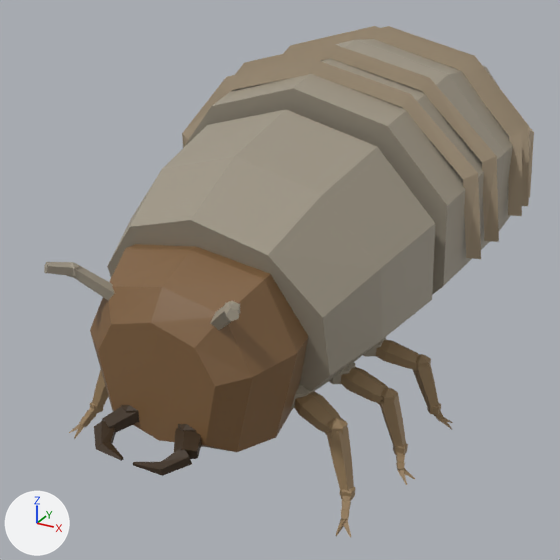
The glTF model Модели/Жуки/larva.glb: old version first, new version second.
Camera for both pictures: a 50 mm lens placed at (1.2, -2.18, 1.58), pointed at (-0.13, 0.23, 0.37). The axes (+X, +Y, +Z) are drawn at lower left. The lights are the same throughout. The first picture is the older version. Where no turn or scale is listed for an object, it has been applied to the vertices. Vertices at exactly the same position are counted once.

The first picture shows 'AntNode1003', 'AntSeg1003', 'AntSeg2003', 'BeetleBodyInner', 'Femur000', 'Femur002', 'Femur004', 'HeadBase001', 'MandibleBase002', 'MandibleBase003', 'MandibleTip002', 'MandibleTip003', 'ThoraxCore', 'Tibia000', 'Tibia002', 'Tibia004', 'larva_fold' and 23 more.
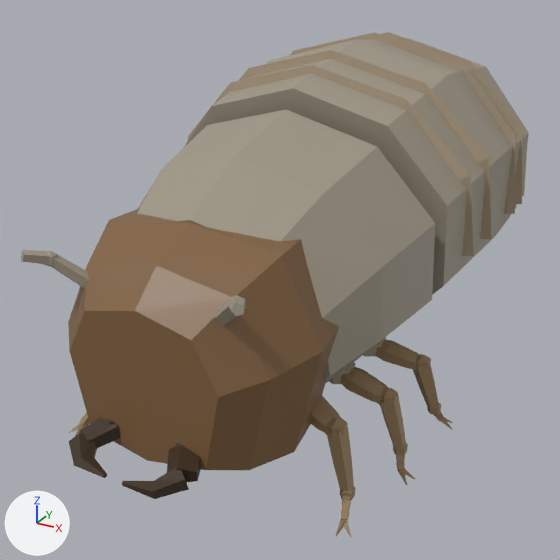
The change, as a diff of the scene's bpy script:
```diff
--- a/Модели/Жуки/larva.glb.py
+++ b/Модели/Жуки/larva.glb.py
@@ me_larva_fold @@
-me_larva_fold.from_pydata(...)  # 184 vertices, 336 faces; spans x -0.65..0.65, y 0.22..1.79, z 0.34..1.27
+me_larva_fold.from_pydata(...)  # 184 vertices, 336 faces; spans x -0.62..0.62, y 0.22..1.78, z 0.34..1.25
+# me_larva_fold part 1: the whole mesh is scaled about its middle by (0.961, 0.995, 0.971), then moved by (0.0, 0.0, -0.01)
 me_larva_fold.materials.append(mat_larva_fold)
@@ me_headbase001 @@
-me_headbase001.from_pydata(...)  # 34 vertices, 64 faces; spans x -0.34..0.34, y -0.72..-0.38, z 0.2..0.78
+me_headbase001.from_pydata(...)  # 34 vertices, 64 faces; spans x -0.4..0.4, y -0.76..-0.36, z 0.18..0.84
+# me_headbase001 part 2: 34 of 34 vertices moved; they spanned x -0.34..0.34, y -0.72..-0.38, z 0.2..0.78 and now span x -0.4..0.4, y -0.76..-0.36, z 0.18..0.84; mean shift (0.0, -0.01, 0.016)
 me_headbase001.materials.append(mat_larva_head)
@@ me_mandiblebase002 @@
-me_mandiblebase002.from_pydata(...)  # 12 vertices, 20 faces; spans x 0.0606..0.1674, y -0.7961..-0.6806, z 0.2777..0.3478
+me_mandiblebase002.from_pydata(...)  # 12 vertices, 20 faces; spans x 0.0708..0.204, y -0.8601..-0.7166, z 0.2519..0.3351
+# me_mandiblebase002 part 3: 12 of 12 vertices moved; they spanned x 0.0606..0.1674, y -0.7961..-0.6806, z 0.2777..0.3478 and now span x 0.0708..0.204, y -0.8601..-0.7166, z 0.2519..0.3351; mean shift (0.025, -0.05, -0.02)
 me_mandiblebase002.materials.append(mat_larva_jaw)
@@ me_mandibletip002 @@
-me_mandibletip002.from_pydata(...)  # 17 vertices, 30 faces; spans x 0.0185..0.1663, y -0.8647..-0.76, z 0.2642..0.322
+me_mandibletip002.from_pydata(...)  # 17 vertices, 30 faces; spans x 0.0284..0.2008, y -0.9259..-0.8112, z 0.2402..0.3076
+# me_mandibletip002 part 4: 17 of 17 vertices moved; they spanned x 0.0185..0.1663, y -0.8647..-0.76, z 0.2642..0.322 and now span x 0.0284..0.2008, y -0.9259..-0.8112, z 0.2402..0.3076; mean shift (0.02, -0.06, -0.02)
 me_mandibletip002.materials.append(mat_larva_jaw)
@@ me_mandiblebase003 @@
-me_mandiblebase003.from_pydata(...)  # 12 vertices, 20 faces; spans x -0.1722..-0.0664, y -0.7958..-0.6803, z 0.2777..0.3478
+me_mandiblebase003.from_pydata(...)  # 12 vertices, 20 faces; spans x -0.2102..-0.0785, y -0.8591..-0.7154, z 0.2519..0.3351
+# me_mandiblebase003 part 5: 12 of 12 vertices moved; they spanned x -0.1722..-0.0664, y -0.7958..-0.6803, z 0.2777..0.3478 and now span x -0.2102..-0.0785, y -0.8591..-0.7154, z 0.2519..0.3351; mean shift (-0.025, -0.05, -0.02)
 me_mandiblebase003.materials.append(mat_larva_jaw)
@@ me_mandibletip003 @@
-me_mandibletip003.from_pydata(...)  # 17 vertices, 30 faces; spans x -0.17..-0.019, y -0.866..-0.761, z 0.264..0.322
+me_mandibletip003.from_pydata(...)  # 17 vertices, 30 faces; spans x -0.205..-0.029, y -0.927..-0.813, z 0.24..0.308
+# me_mandibletip003 part 6: 17 of 17 vertices moved; they spanned x -0.17..-0.019, y -0.866..-0.761, z 0.264..0.322 and now span x -0.205..-0.029, y -0.927..-0.813, z 0.24..0.308; mean shift (-0.02, -0.06, -0.02)
 me_mandibletip003.materials.append(mat_larva_jaw)
@@ me_antseg1003 @@
-me_antseg1003.from_pydata(...)  # 12 vertices, 20 faces; spans x -0.2732..-0.1605, y -0.7374..-0.64, z 0.6414..0.7549
+me_antseg1003.from_pydata(...)  # 12 vertices, 20 faces; spans x -0.3132..-0.2005, y -0.7774..-0.68, z 0.6814..0.7949
+# me_antseg1003 part 7: the whole mesh is moved by (-0.04, -0.04, 0.04)
 me_antseg1003.materials.append(mat_larva_chitin)
@@ me_antnode1003 @@
-me_antnode1003.from_pydata(...)  # 12 vertices, 20 faces; spans x -0.2806..-0.2434, y -0.7396..-0.7004, z 0.7163..0.7638
+me_antnode1003.from_pydata(...)  # 12 vertices, 20 faces; spans x -0.3206..-0.2834, y -0.7796..-0.7404, z 0.7563..0.8037
+# me_antnode1003 part 8: the whole mesh is moved by (-0.04, -0.04, 0.04)
 me_antnode1003.materials.append(mat_larva_chitin)
@@ me_antseg2003 @@
-me_antseg2003.from_pydata(...)  # 12 vertices, 20 faces; spans x -0.3141..-0.2438, y -0.7899..-0.7082, z 0.7205..0.7756
+me_antseg2003.from_pydata(...)  # 12 vertices, 20 faces; spans x -0.3541..-0.2838, y -0.8299..-0.7482, z 0.7605..0.8156
+# me_antseg2003 part 9: the whole mesh is moved by (-0.04, -0.04, 0.04)
 me_antseg2003.materials.append(mat_larva_chitin)
@@ ob_larva_capsule @@
+ob_larva_capsule = bpy.data.objects.new('larva_capsule', me_larva_capsule)  # 34 vertices, 64 faces; spans x -0.416..0.416, y -0.78..-0.34, z 0.17..0.86; in mat_larva_head (brown #81613f)
+ob_larva_capsule.location = (0.0, 0.0, 0.0)
```

Boxes (x1, y1, x2, y2) around the edits, measured in the pictures (560 x 560 px; the box of a moved part takes in the faces that stretch with it):
'larva_capsule', added (brown)
    after: (68, 208, 339, 470)
'larva_fold', mesh rescaled
    before: (182, 26, 534, 259)
    after: (188, 32, 527, 257)
'MandibleTip002', reshaped (13% wider, 14% taller)
    before: (133, 449, 192, 476)
    after: (122, 468, 189, 499)
'MandibleTip003', reshaped (30% wider, 10% taller)
    before: (94, 421, 123, 461)
    after: (69, 434, 107, 478)
'MandibleBase002', reshaped (25% wider, 22% taller)
    before: (174, 428, 201, 459)
    after: (167, 445, 201, 483)
'MandibleBase003', reshaped
    before: (102, 406, 138, 433)
    after: (79, 418, 120, 449)
'AntSeg1003', moved
    before: (72, 266, 115, 300)
    after: (49, 254, 89, 289)
'AntSeg2003', moved
    before: (44, 262, 73, 276)
    after: (21, 250, 50, 265)
'AntNode1003', moved
    before: (69, 262, 80, 277)
    after: (44, 251, 58, 267)
part 2 of me_headbase001, moved or reshaped (not visible afterwards)
    before: (90, 244, 308, 452)
